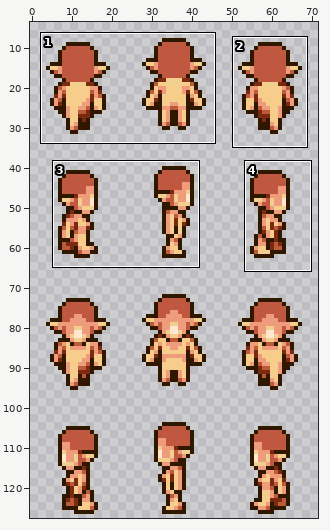
One commit to this sprite sheet: spriteData/10/adult/4.gif. The first picture is a wide view before the edit; the outline marks the close-up.
Close-up. Before the edit:
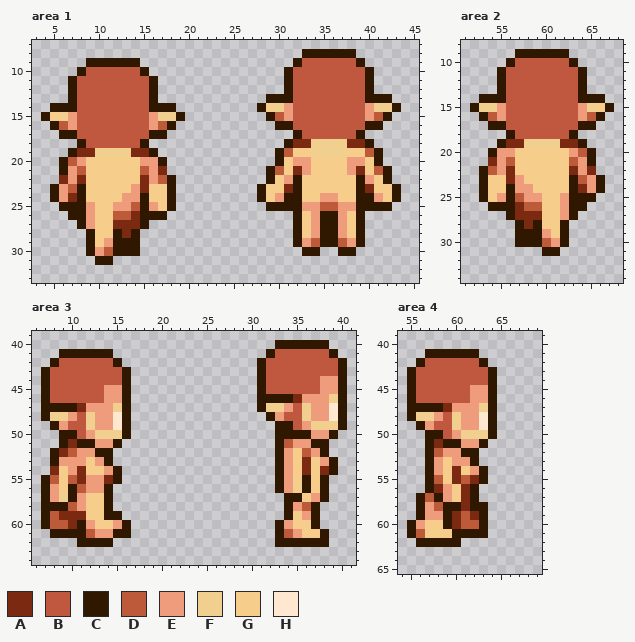
The file is 72x128 pixels. Colours within 5 levels of each other are drawn and written as one. Shown: area 1: x 3..45, y 7..33; area 2: x 51..68, y 8..34; area 3: x 6..41, y 39..64; area 4: x 54..69, y 39..65. The wide view leaves out empty margins. The commit also changed other parts of the picture, which this record leaves out.
Palette (. is transparent): A #7b2910  B #bf583f  C #301800  D #bd5a39  E #ee9c7b  F #f0cf8f  G #f6cd8b  H #ffe7d0
Pixels before, area 1, first column x 4:
 8 .............................CCCCCC.....
 9 .....CCCCCC.................CBBBBBBC....
10 ....CBBBBBBC...............CBBBBBBBBC...
11 ...CBBBBBBBBC..............CBBBBBBBBC...
12 ...CBBBBBBBBC..............CBBBBBBBBC...
13 ...CBBBBBBBBC............CCCBBBBBBBBCCC.
14 .CCCBBBBBBBBCCC.........CGFEBBBBBBBBEFFC
15 CGFEBBBBBBBBEFFC.........CDEBBBBBBBBEDC.
16 .CDEBBBBBBBBEDC...........CCBBBBBBBBCC..
17 ..CCBBBBBBBBCC..............CBBBBBBC....
18 ....CBBBBBBC...............CAAFFFFAAC...
19 ...CAAFFFFAAC.............CDGGFFFFGGDC..
20 ..CDEGGGGGGEEC............CGEEGGGGEEGC..
21 ..CEDGGGGGGDEA...........CDGAEGGGGEAGDC.
22 ..AEAGGGGGGAEDC..........CGECGGGGGGCEGC.
23 .CEDCGGGGGEAGGC.........CGGACGGGGGGCAGGC
24 .CEACGGGGEECGGC.........CGECCGGEEGGCCEGC
25 ..CCCEGGEEDCEGC..........CCCCEEDDEECCCC.
26 ...CCEGGDDACCC..............CGECCEGC....
27 ....CEGGAAAC................CGECCEGC....
28 .....CGGCAC.................CGECCEGC....
29 .....CGECCC.................CEDCCDEC....
30 .....CEDCCC..................CC..CC.....
31 ......CC................................
Pixels before, area 2, first column x 52:
 9 .....CCCCCC.....
10 ....CBBBBBBC....
11 ...CBBBBBBBBC...
12 ...CBBBBBBBBC...
13 ...CBBBBBBBBC...
14 .CCCBBBBBBBBCCC.
15 CFFEBBBBBBBBEFGC
16 .CDEBBBBBBBBEDC.
17 ..CCBBBBBBBBCC..
18 ....CBBBBBBC....
19 ...CAAFFFFAAC...
20 ..CEEGGGGGGEDC..
21 ..AEDGGGGGGDEC..
22 .CDEAGGGGGGAEA..
23 .CGGAEGGGGGCDEC.
24 .CGGCEEGGGGCAEC.
25 .CGECDEEGGECCC..
26 ..CCCADDGGECC...
27 ....CAAAGGEC....
28 .....CACGGC.....
29 .....CCCEGC.....
30 .....CCCDEC.....
31 ........CC......
Pixels before, area 3, first column x 7:
40 ..........................CCCCCC..
41 ..CCCCCC.................CBBBBBBC.
42 .CBBBBBBC...............CBBBBBBBBC
43 CBBBBBBBBC..............CBBBBBBBBC
44 CBBBBBBBBC..............CBBBBBBEEC
45 CBBBBBBEEC..............CBBBBBBEEC
46 CBBBBBBEEC..............CCCCAEEEFC
47 CCCCAEEEFC..............CFFEBFEEHC
48 CFFEBFEEHC...............CEBBFEEHC
49 .CEBBFEEHC................CCBEFFFC
50 ..CCBEFFFC................CCCCEEC.
51 ..CACCEEC.................CDEECC..
52 .CADEECC..................CEGDEC..
53 .CEEEGEC..................CEGAGEC.
54 .AGEAGGEC.................CEGAGAC.
55 CDGDAEEAC.................CEGCGC..
56 CEGCDEEC..................CEFCGC..
57 CEFCEGGC...................CCGEC..
58 CCCDEGGC...................CEDC...
59 CDAAAGGCC..................CGEC...
60 CDDACEGGEC................CEGGC...
61 .CCCCDEECC................CDEGGC..
62 ....CCCC..................CCCCCC..
Pixels before, area 4, first column x 55:
41 ..CCCCCC..
42 .CBBBBBBC.
43 CBBBBBBBBC
44 CBBBBBBBBC
45 CBBBBBBEEC
46 CBBBBBBEEC
47 CCCCAEEEFC
48 CFFEBFEEHC
49 .CEBBFEEHC
50 ..CCBEFFFC
51 ..CACCEEC.
52 ..CDEECC..
53 ..CEGEEC..
54 ..CEGAGEC.
55 ..CDGADAC.
56 ..CAEGAC..
57 .CDCEGAC..
58 .CEDCCACC.
59 .CEECADAC.
60 CEGGCADDC.
61 CDGGGCCCC.
62 .CCCCC....
After:
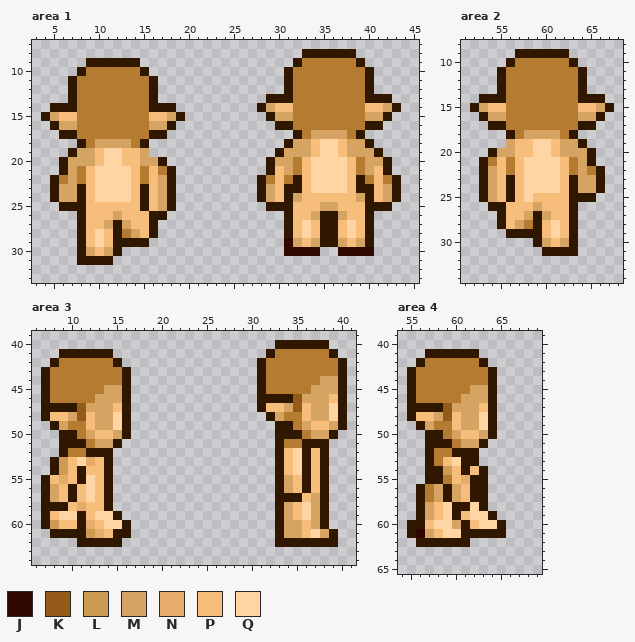
Colours new in this view: J #310800  K #945a18  L #cd9c52  M #d5a462  N #e6ac6a  P #f6bd7b  Q #ffd5a4
Diff:
colour B: #bf583f -> #b47b31
Changed rows in their new state; - is a pixel that keeps its letter.
Area 1:
first column x 5:
14 ------------------------MPP--------PPM-
15 MPP--------PPM-----------MM--------MM--
16 -MM--------MM--------------------------
17 -----------------------------MMMM------
18 -----MMMM------------------MMPQQPMM----
19 ---MMPQQPPM.--------------MMMPQQPMMM---
20 --MMMPQQPPMM------------CMMBPQQQQPBMMC-
21 --MBPQQQQPBPBC-----------PMBPQQQQPBMP--
22 CBMBPQQQQPBPM----------CBPB-PQQQQP-BPBC
23 -MM-PQQQQPCPM-----------MPC-PQQQQP-CPM-
24 -MM-PQQQQP-PM-----------MP-MPPPPPPM-PM-
25 ----PPPPPP-PM--------------PPPMMPPP----
26 --.-PPPMPPP---------------CPPM--MPPC---
27 ----PPMCMPPC--------------CPQP--PQPC---
28 ---CPQP-BMPC--------------CPQP--PQPC---
29 ---CPQP---C---------------JMPM--MPMC---
30 ---CMPM-..----------------JJJJ--JJJJ---
31 ---CC----------------------------------
Area 2:
first column x 53:
15 MPP--------PPM
16 -MM--------MM-
18 -----MMMM-----
19 --.MPPQQPMM---
20 --MMPPQQPMMM--
21 CBPBPQQQQPBM--
22 -MPBPQQQQPBMBC
23 -MPCPQQQQP-MM-
24 -MP-PQQQQP-MM-
25 -MP-PQPPPP----
26 ---PPPMPPP-.--
27 --CPPMCMPP----
28 --CPMB-PQPC---
29 ---C---PQPC---
30 ----..-MPMC---
31 ---------CC---
Area 3:
first column x 8:
44 ------------------------------MM
45 ------MM---------------------MMM
46 -----MMM-------------------KMMMP
47 ---KMMMP----------------PPMKPMMQ
48 PPMKPMMQ-----------------M--PMMQ
49 -M--PMMQ--------------------MPPM
50 ----MPPM--------------------BMM-
51 --C-BMM-------------------BBC---
52 .CBBC---------------------PQCP--
53 -LPQNP--------------------PQCPC.
54 CLPCPPC.------------------PQCPC.
55 PNPCQPC.------------------MP-P--
56 MP-PQP--------------------MP-P--
57 MP-PQP-------------------C--PM--
58 --PNPP-------------------CMPQMC-
59 PQQCPQQ------------------CMPQMC-
60 LPP-NPQQ------------------MMPMC-
61 ----LNP-------------------MMPQMC
62 -------C-----------------------C
Area 4:
first column x 56:
45 ------MM--
46 -----MMM--
47 ---KMMMP--
48 PPMKPMMQ--
49 -M--PMMQ--
50 ----MPPM--
51 --C-BMM---
52 --BBC-----
53 --BPQC----
54 --CLPCP---
55 --CBPNC---
56 CBMCMP-C--
57 -BMCMP-C--
58 -MPQ-CQ---
59 -MPQCPQQC-
60 CPQQMCPQQC
61 JMPQQ---CC
62 -----C----
Boxes around the changes in both close-ups, in picture pixels (x1, y1, x2, y2):
changed: (257, 58, 401, 256)
changed: (50, 67, 176, 265)
changed: (479, 58, 605, 256)
changed: (266, 349, 338, 547)
changed: (50, 358, 122, 547)
changed: (416, 358, 506, 547)
